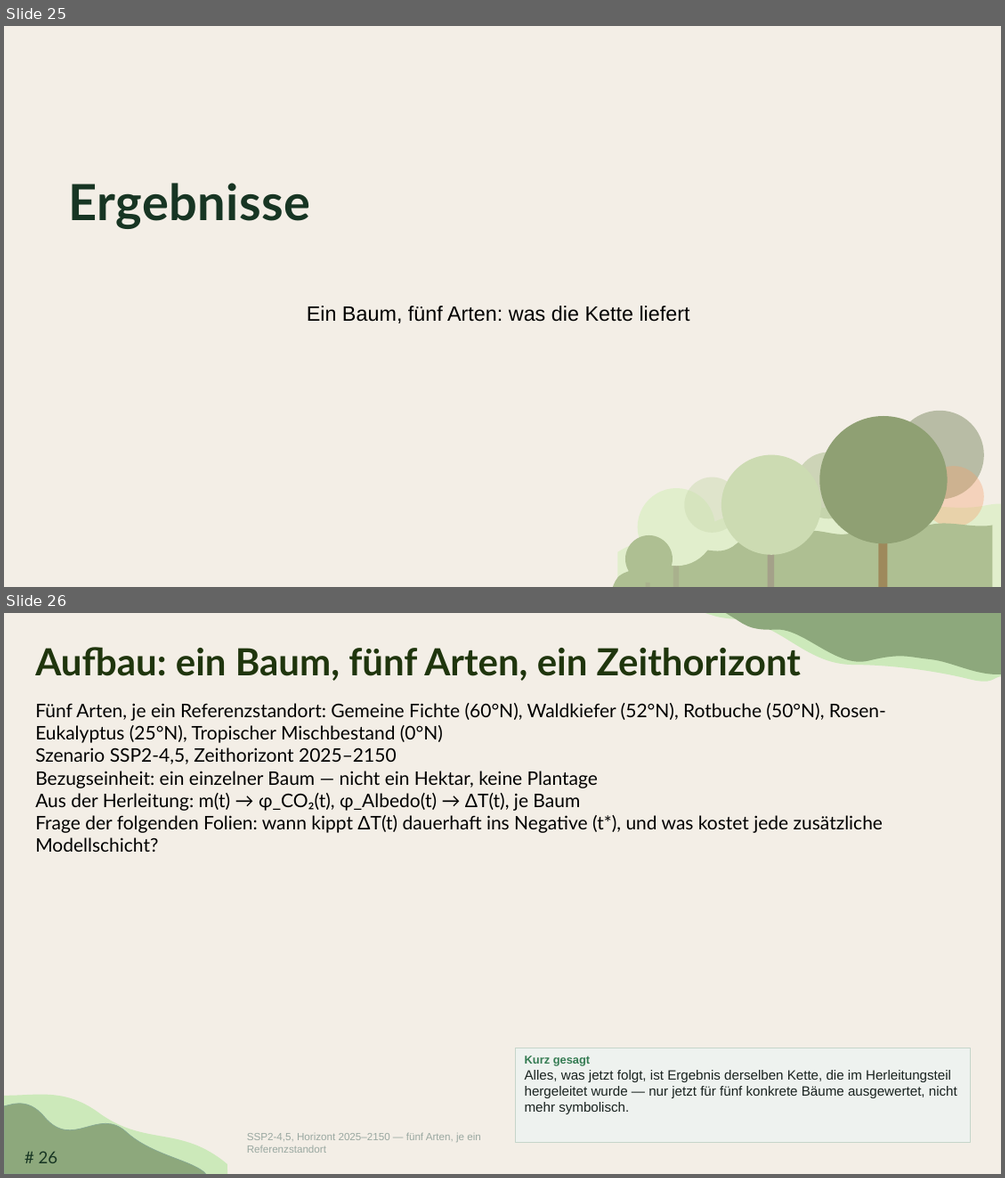
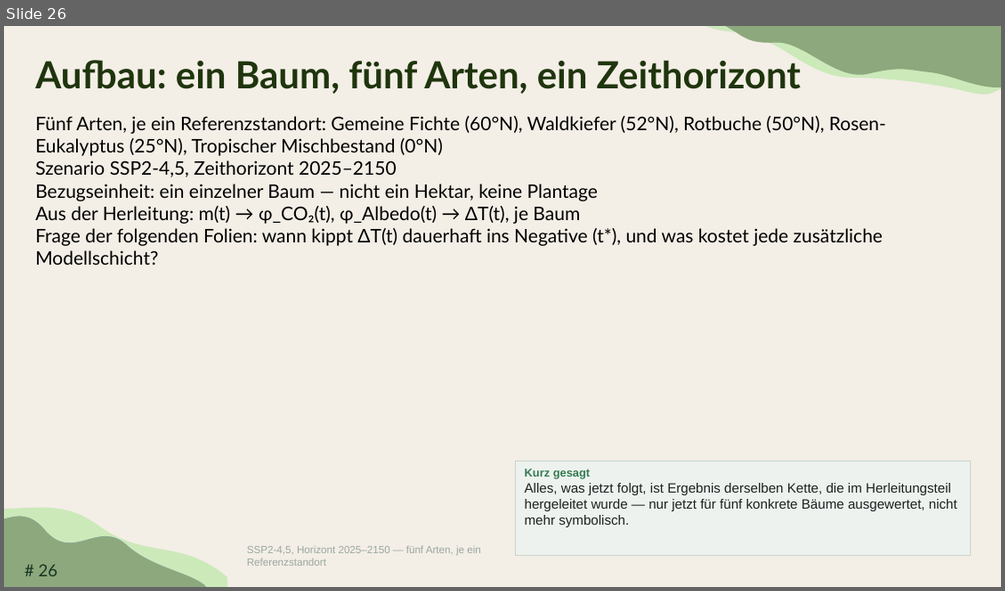
Before and after one commit to TimoDiepers/woodway, a slide deck: docs/slides/dissvortrag.pptx. Shown one above the other, each under a label of ours: slides 25 and 26 before the commit, slide 26 after it. The pictures are 1005x1178 and 1005x591 pixels, drawn with LibreOffice and Linux fonts; fonts in the diff are those of the drawing. Boxes give left, top, right and bottom in pixels: in the first picture for what was removed or moved away, otherwise in the second. Text is boxed around its words. In the diff, an @@ line names an element or a change of style, - is before the commit and + after.

Commit message:
fix(slides): three acts, not four — results belong to the potential part
The overview slide promises Bäume, Klima, Potentiale. Splitting the last
act into separate "Ergebnisse" and "Potenzial" sections broke that promise
and implied a distinction the argument does not make: the single-tree
results are where the potential answer starts, not a separate topic.

One divider now covers the whole act, "Potenziale — erst ein Baum, dann die
Fläche und was davon übrig bleibt". Spelling normalised to Potenzial
throughout (the deck had both). Cross-references recomputed by title lookup
rather than by hand, so they survive the renumbering.

```diff
--- a/docs/slides/dissvortrag.pptx
+++ b/docs/slides/dissvortrag.pptx
@@ slide 25 removed at bbox=[4, 26, 1001, 587], background #F3EEE6 @@
@@ title removed at bbox=[68, 183, 311, 229] @@
-Ergebnisse
@@ subtitle removed at bbox=[307, 305, 690, 323] @@
-Ein Baum, fünf Arten: was die Kette liefert
@@ ellipse removed at bbox=[820, 416, 947, 543] @@
@@ ellipse removed at bbox=[896, 410, 985, 499] @@
@@ ellipse removed at bbox=[795, 452, 862, 519] @@
@@ ellipse removed at bbox=[685, 477, 740, 532] @@
@@ ellipse removed at bbox=[721, 454, 821, 555] @@
@@ ellipse removed at bbox=[923, 466, 985, 527] @@
@@ freeform shape removed at bbox=[618, 504, 1001, 587] @@
@@ ellipse removed at bbox=[638, 488, 715, 566] @@
@@ freeform shape removed at bbox=[613, 524, 993, 587] @@
@@ rounded rectangle removed at bbox=[879, 519, 888, 587] @@
@@ ellipse removed at bbox=[625, 535, 672, 582] @@
@@ rounded rectangle removed at bbox=[673, 552, 679, 587] @@
@@ rounded rectangle removed at bbox=[768, 535, 774, 587] @@
@@ rounded rectangle removed at bbox=[646, 568, 650, 587] @@
```
Also in this commit, not shown: 4 slides changed, 2 slides added, 2 other slides removed.
